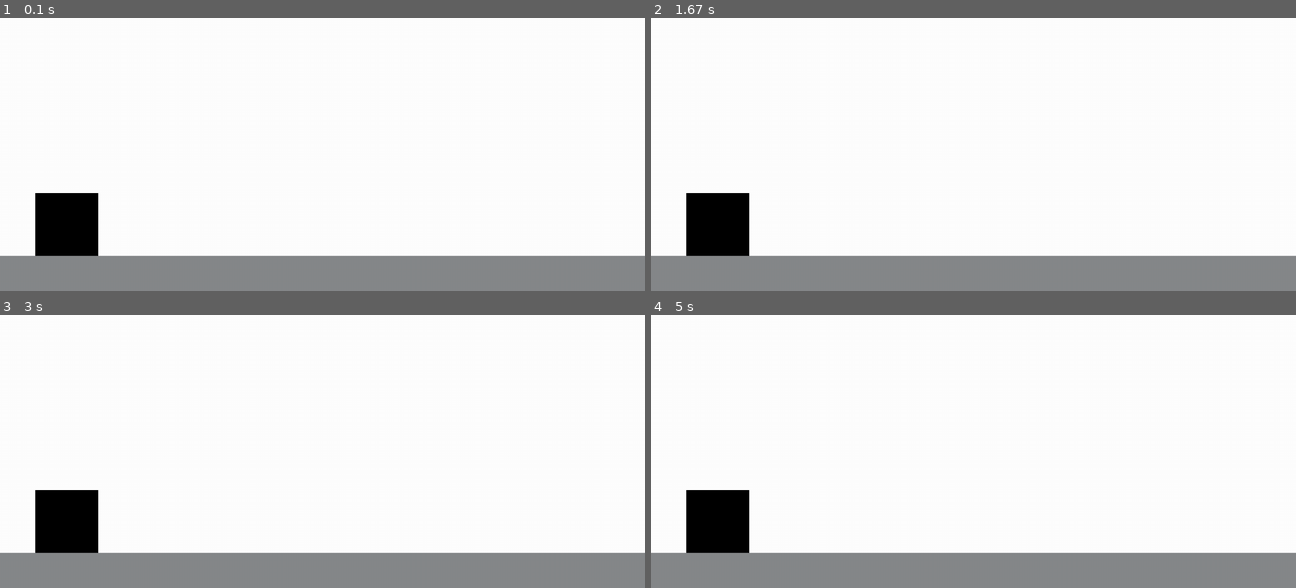
Above: before the commit, frames 1-4 (two rows, left to right).
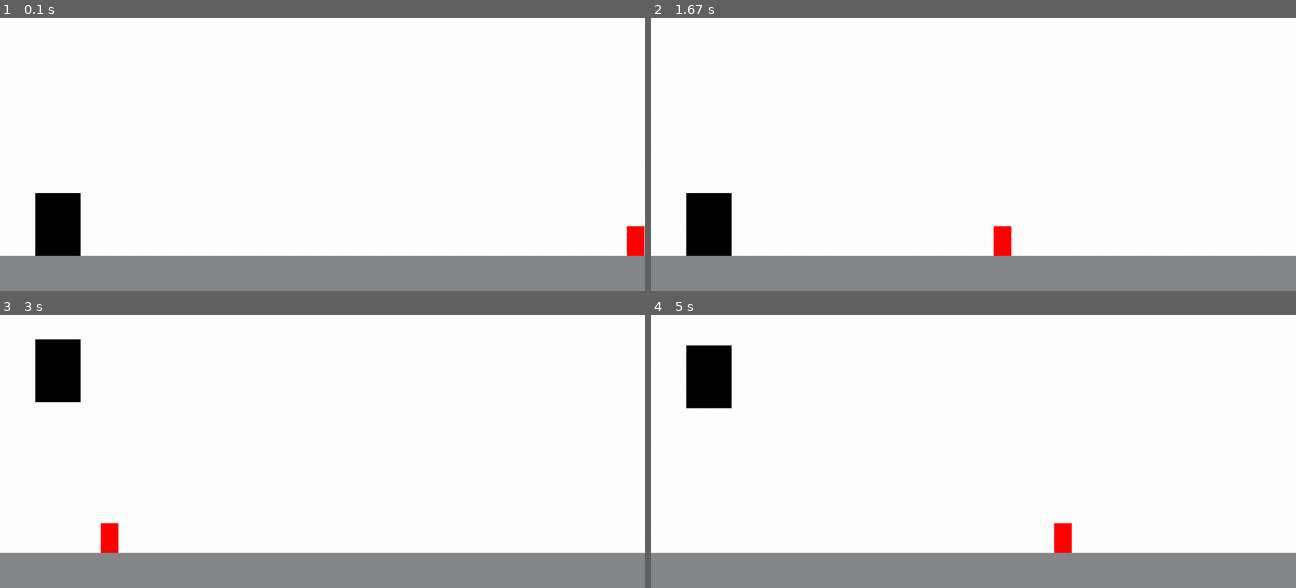
Above: after the commit, the same moments.

Repository: Mapsee/programming-2-a2
Game: pygame game, started from main.py
Same seed, same stepped clock (60 frames per second), same inputs: the game is played once before the commit and once after it.
Inputs:
- Up to frame 1 (0.1 s): no input
- Up to frame 2 (1.67 s): tap Space at 0.33, 0.73, 1.03, 1.23, 1.57 s
- Up to frame 3 (3 s): tap Space at 1.87, 2.07, 2.37, 2.63, 2.97 s
- Up to frame 4 (5 s): tap Space at 3.27, 3.4, 3.8, 4.1, 4.87 s

The runs differ from the first frame. In frame 1, 1.0% of the frame differs, in the area x 12-100%, y 64-88%; in frame 2, 1.0%; in frame 3, 4.2%; in frame 4, 4.3%, in the area x 5-66%, y 10-88%.

Commit message:
added track, jumping, and 1 obstacle todo (depending on time): multiple enemies, fix jumping, score, game speed, background, music

Diff:
--- a/main.py
+++ b/main.py
@@ -3,6 +3,7 @@
 # Make a game that user controls an object on a track, track moves, dodge scenery items, see how far user can go
 
 import pygame
+import random
 
 # Colours
 BLACK = (0, 0, 0)
@@ -16,6 +17,7 @@
 TITLE = "RUN RUN!"
 
 GROUND_HEIGHT = HEIGHT - 70
+MAX_OBSTACLES = 5
 
 pygame.init()
 dimensions = (WIDTH, HEIGHT)
@@ -23,7 +25,6 @@
 
 
 # User controlled block
-
 class Track(pygame.sprite.Sprite):
     def __init__(self):
         super().__init__()
@@ -38,19 +39,29 @@
         if self.rect.y < HEIGHT - 70:
             self.rect.y = HEIGHT - 70
 
-class Obstacles:
-    def __init__(self, speed=10):
-        self.colour = RED
-        self.rect.bottom = GROUND_HEIGHT - 11
-        self.rect.left = SCREEN_WIDTH
 
-        self.speed = speed
+class Obstacle (pygame.sprite.Sprite):
+    def __init__(self):
+        super().__init__()
 
-        self.range = 240
+        width = random.randrange(20, 50)
+        height = random.randrange(40, 100)
 
+        self.image = pygame.Surface([width, height])
+        self.image.fill(RED)
 
+        # Rect
+        self.rect = self.image.get_rect()
 
+        self.rect.bottom = GROUND_HEIGHT
+        self.rect.left = WIDTH
+        self.x_vel = random.randrange(-7, -3)
 
+    def update(self):
+        self.rect.x += self.x_vel
+
+        if self.rect.right < 0:
+            self.rect.left = WIDTH
 
 
 class Player (pygame.sprite.Sprite):
@@ -58,7 +69,7 @@
         super().__init__()
 
         # Image
-        width = 125
+        width = 90
         height = 125
 
         self.image = pygame.Surface([width, height])
@@ -71,7 +82,7 @@
         self.rect.bottom = GROUND_HEIGHT
         self.rect.left = 70
 
-        self.jump_limit = GROUND_HEIGHT - 290
+        self.jump_limit = GROUND_HEIGHT - 340
         self.jump_speed = 50
         self.gravity_up = 4
         self.gravity_down = 2
@@ -88,7 +99,6 @@
     def update(self):
 
         if self.jumping:
-
             if not self.falling:
                 self.rect.bottom -= self.jump_speed
 
@@ -96,9 +106,7 @@
                     self.jump_speed -= self.gravity_up
 
                 if self.rect.bottom < self.jump_limit:
-
                     self.jump_speed = 0
-
                     self.falling = True
 
             else:
@@ -117,22 +125,33 @@
 
         self.call_count = self.call_count + 1
 
+
 def main():
     # ----- SCREEN PROPERTIES
     pygame.display.set_caption(TITLE)
 
     # Create
-    active_sprite_list = pygame.sprite.Group()
+    all_sprites = pygame.sprite.Group()
+    enemy_sprite_list = pygame.sprite.Group()
+    player_sprite = pygame.sprite.Group()
 
+    obstacle = Obstacle()
     player = Player()
     track = Track()
 
-    active_sprite_list.add(player)
-    active_sprite_list.add(track)
+    all_sprites.add(player)
+    all_sprites.add(track)
+    all_sprites.add(obstacle)
+    player_sprite.add(player)
+    enemy_sprite_list.add(obstacle)
 
     # ----- LOCAL VARIABLES
     done = False
     clock = pygame.time.Clock()
+
+    for i in range(MAX_OBSTACLES):
+        obstacle = Obstacle()
+        enemy_sprite_list.add(obstacle)
 
     # ----- MAIN LOOP
     while not done:
@@ -141,24 +160,24 @@
             if event.type == pygame.QUIT:
                 done = True
 
-            if event.type == pygame.key.get_pressed():
-                if event.key == pygame.K_SPACE or pygame.K_UP:
-                    if not player.jumping:
-                        player.jumping = True
-                        player.running = False
+        key = pygame.key.get_pressed()
 
-                    if player.idle:
-                        player.idle = False
+        if key[pygame.K_SPACE]:
+            if not player.jumping:
+                player.jumping = True
+                player.running = False
 
+            if player.idle:
+                player.idle = False
 
         # Update the player
-        active_sprite_list.update()
+        all_sprites.update()
 
         # ----- LOGIC
 
         # ----- DRAW
         screen.fill(WHITE)
-        active_sprite_list.draw(screen)
+        all_sprites.draw(screen)
 
         # ----- UPDATE
         pygame.display.flip()
